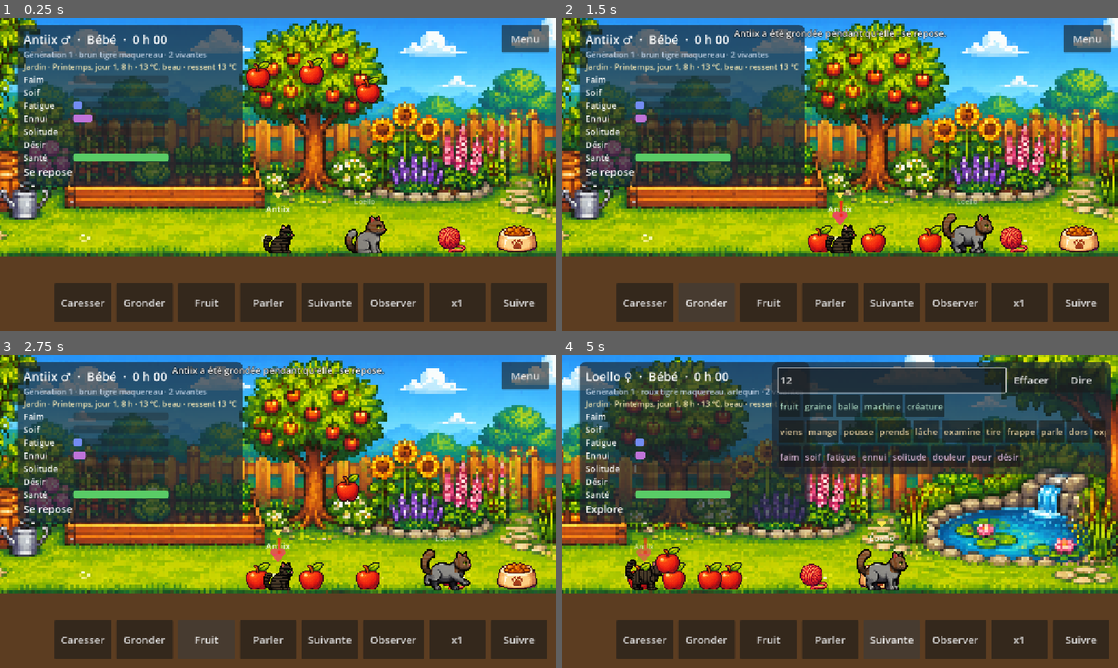
Above: before the commit, frames 1-4 (two rows, left to right).
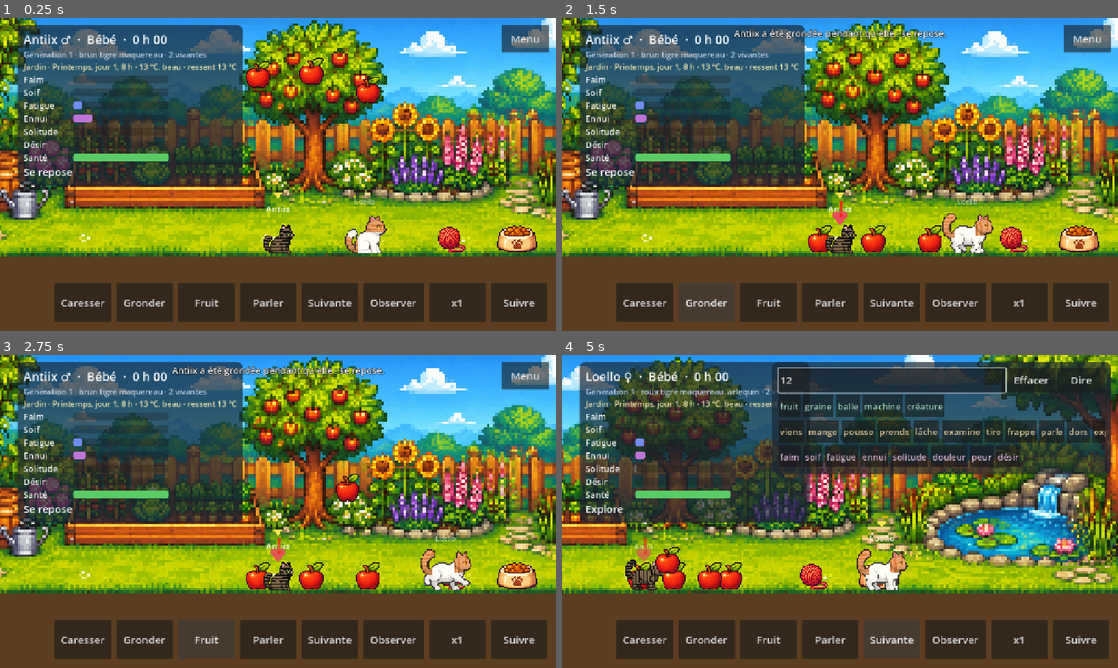
Above: after the commit, the same moments.

Repository: Ankool29/crealife
Game: Godot game, scene res://scenes/main.tscn
Two runs of this game, one before a commit and one after it. Both use one fixed random seed, a clock stepped at 60 frames per second and the inputs below.
Inputs (mouse positions are in pixels of both pictures, inside the frame that each line leads up to):
- Up to frame 1 (0.25 s): no input
- Up to frame 2 (1.5 s): click "Caresser" at 0.5 s; click "Gronder" at 1.25 s
- Up to frame 3 (2.75 s): click "Fruit" at 2 s
- Up to frame 4 (5 s): click "Parler" at 2.75 s; click (890, 380) at 3.52 s; type "12" at 3.6 s; click "Suivante" at 4.25 s

The runs differ from the first frame. In frame 1, 0.8% of the frame differs, in the area x 47-70%, y 63-76%; in frame 2, 0.9%; in frame 3, 1.0%; in frame 4, 1.0%, in the area x 11-63%, y 62-76%.

Commit message:
Pelage : les couleurs étaient assombries de ~40 % (texture multipliée deux fois dans le shader) ; ombres plus douces sur les pelages clairs
Co-Authored-By: Claude Opus 5.5 <noreply@anthropic.com>
Claude-Session: https://claude.ai/code/session_01MAppfGnRnr8qw2kENJWVLu

Diff:
--- a/src/view/shaders/cat.gdshader
+++ b/src/view/shaders/cat.gdshader
@@ -49,13 +49,20 @@
 		col = mix(pale, col, smoothstep(0.08, 0.6, m2.r) * point_strength);
 	}
 	// panachure blanche : les zones dont l'« ordre » est sous le seuil blanchissent
-	if (m2.g < white || white >= 0.999) col = vec3(0.97, 0.96, 0.93);
+	if (m2.g < white || white >= 0.999) col = vec3(1.0, 0.99, 0.96);
 	// ombres et lumières du dessin d'origine
-	vec3 rgb = col * clamp(lum / 0.72, 0.15, 1.35);
+	// (les pelages clairs, le blanc surtout, gardent des ombres plus douces :
+	// sinon un chat blanc paraît gris)
+	float shade = lum / 0.62;
+	float soft = smoothstep(0.55, 0.95, max(col.r, max(col.g, col.b)));
+	shade = 1.0 + (shade - 1.0) * mix(1.0, 0.4, soft);
+	vec3 rgb = col * clamp(shade, 0.15, 1.3);
 	if (lum < 0.2) rgb = col * 0.25 + vec3(0.03, 0.02, 0.03);     // contour : version sombre du pelage
 	if (eye) rgb = eye_color * (0.45 + 0.9 * lum) + vec3(step(0.85, lum) * 0.4);
 	if (pink) rgb = c.rgb;
 	float grey = dot(rgb, vec3(0.299, 0.587, 0.114));
 	rgb = mix(rgb, vec3(grey) * 0.85, desaturate);
-	COLOR = vec4(rgb, c.a) * COLOR;
+	// (pas « * COLOR » : en Godot 4, COLOR contient déjà la texture, ce qui
+	// assombrissait tout le pelage d'environ 40 %)
+	COLOR = vec4(rgb, c.a);
 }
